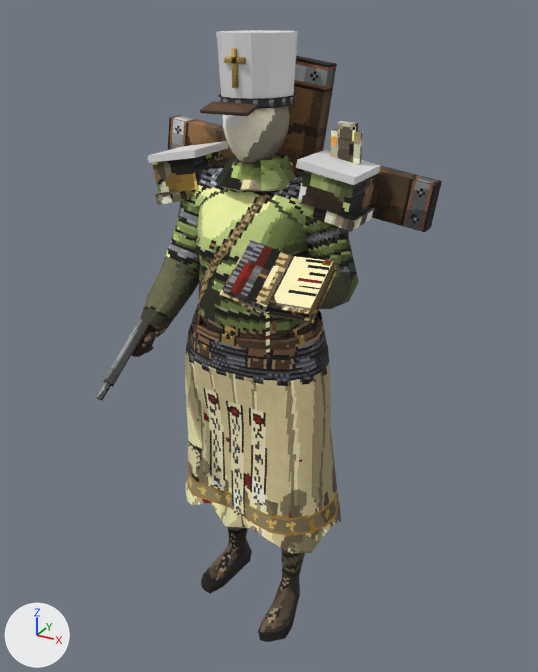
An edit to the Blender file tools/art/blend/trench-cleric.blend, drawn before and after from the same camera.
Both versions are drawn from a 50 mm lens placed at (0.677, -1.197, 1.236), pointed at (0.042, -0.043, 0.659). The axes (+X, +Y, +Z) are drawn at lower left. The lights are the same throughout. The first picture is the older version.

In view in the first picture: 'Accent', 'Back', 'Body', 'Chest', 'Helmet', 'Robe', 'Weapon', 'Weapon2'.
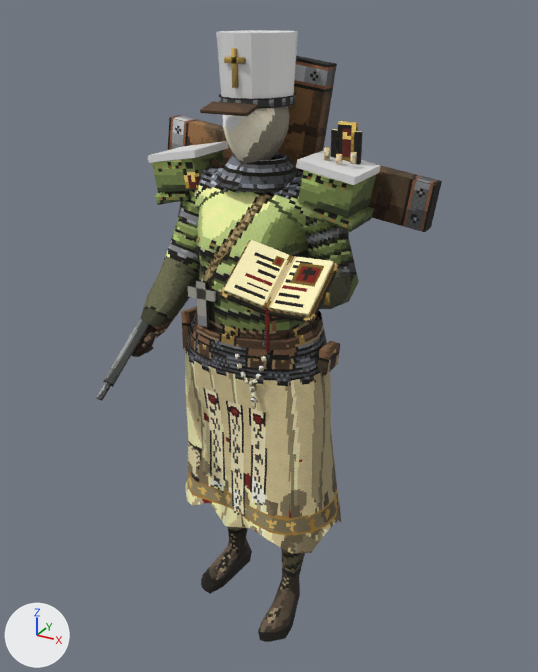
Where the change shows, as pixel boxes [x1, y1, x2, y2] in the pictures (538 x 672 px):
'Chest', reshaped (157% taller): before [152, 121, 376, 232]; after [152, 121, 376, 408]
part 1 of me_chest, added: after [196, 280, 210, 327]
part 2 of me_chest, added: after [188, 285, 217, 302]
part 3 of me_chest, added: after [324, 147, 330, 161]
part 4 of me_chest, added: after [336, 154, 342, 164]
part 5 of me_chest, added: after [350, 152, 357, 164]
part 6 of me_chest, added: after [235, 341, 340, 397]
part 7 of me_chest, added: after [181, 306, 197, 351]
part 8 of me_chest, surface changed: [152, 121, 376, 232] in both
part 9 of me_weapon2, added: after [263, 315, 266, 347]
part 10 of me_weapon2, added: after [324, 292, 330, 306]
part 11 of me_weapon2, surface changed: [219, 240, 340, 352] in both

What the commit changed:
me_chest is used by ob_chest; location (0.0, 0.0, 0.0).
me_chest had 104 vertices, 180 faces and spanned x -0.207..0.207, y -0.08..0.075, z 0.886..1.057.
me_chest now has 304 vertices, 496 faces and spans x -0.207..0.207, y -0.137..0.075, z 0.547..1.057.
me_chest part 1: a new loose piece, a box spanning x -0.0675..-0.0473, y -0.122..-0.1125, z 0.6885..0.7763, in mat_trench_clericchest (picture img_trench_cleric_chest).
me_chest part 2: a new loose piece, a box spanning x -0.0871..-0.0277, y -0.122..-0.1125, z 0.7425..0.7628, in mat_trench_clericchest (picture img_trench_cleric_chest).
me_chest part 3: a new loose piece, a 6-sided cylinder along z spanning x 0.1321..0.1408, y -0.0132..-0.003, z 0.9942..1.0171, in mat_trench_clericchest (picture img_trench_cleric_chest).
me_chest part 4: a new loose piece, a 6-sided cylinder along z spanning x 0.1577..0.1665, y -0.0186..-0.0084, z 0.9942..1.009, in mat_trench_clericchest (picture img_trench_cleric_chest).
me_chest part 5: a new loose piece, a 6-sided cylinder along z spanning x 0.1807..0.1895, y -0.0105..-0.0003, z 0.9942..1.0131, in mat_trench_clericchest (picture img_trench_cleric_chest).
me_chest part 6: 118 vertices added at x 0.02..0.172, y -0.137..0.003, z 0.568..0.654.
me_chest part 7: 8 vertices added at x -0.175..-0.145, y -0.038..0.031, z 0.571..0.664.
me_chest part 8: 180 kept faces spanning x -0.207..0.207, y -0.08..0.075, z 0.886..1.057 get new texture (UV) coordinates.
Other edits to the shape of me_chest do not show in these pictures.
me_weapon2 is used by ob_weapon2; location (0.0, 0.0, 0.0).
me_weapon2 had 38 vertices, 56 faces and spanned x 0.074..0.232, y -0.267..-0.152, z 0.733..0.891.
me_weapon2 now has 78 vertices, 116 faces and spans x 0.065..0.238, y -0.267..-0.106, z 0.673..0.891.
me_weapon2 part 9: 24 vertices added at x 0.066..0.152, y -0.25..-0.106, z 0.673..0.797.
me_weapon2 part 10: 8 vertices added at x 0.229..0.238, y -0.204..-0.201, z 0.813..0.834.
me_weapon2 part 11: 56 kept faces spanning x 0.074..0.232, y -0.267..-0.152, z 0.733..0.891 get new texture (UV) coordinates.
Other edits to the shape of me_weapon2 do not show in these pictures.
